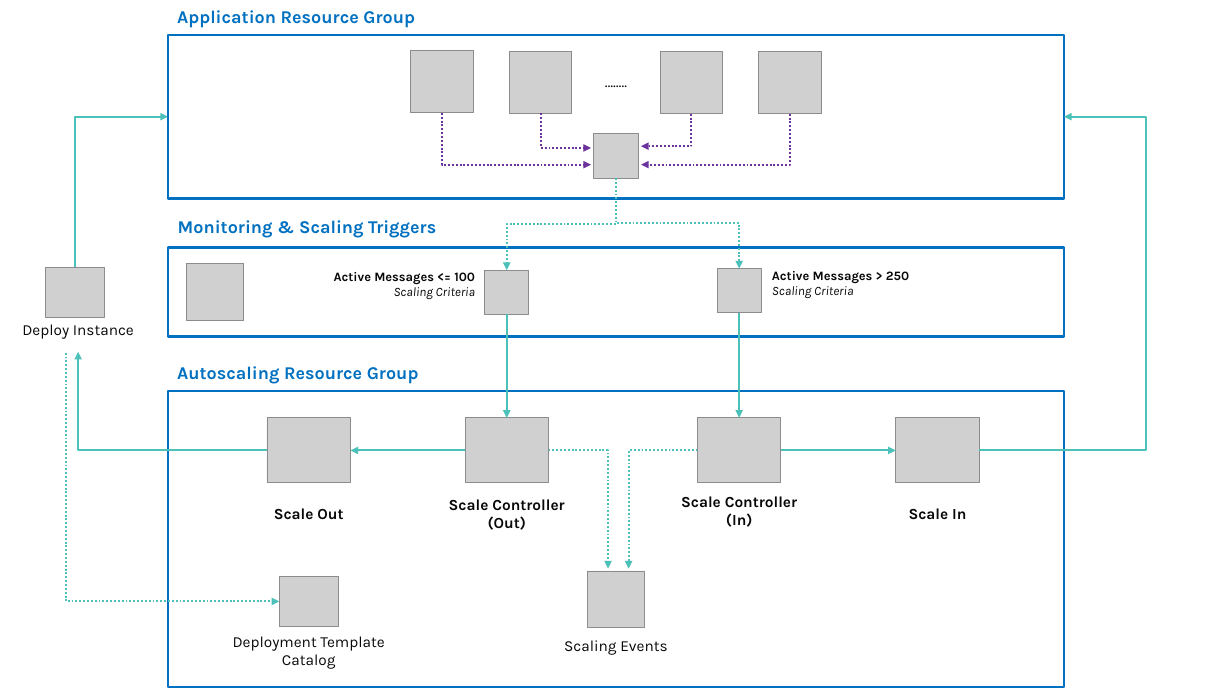
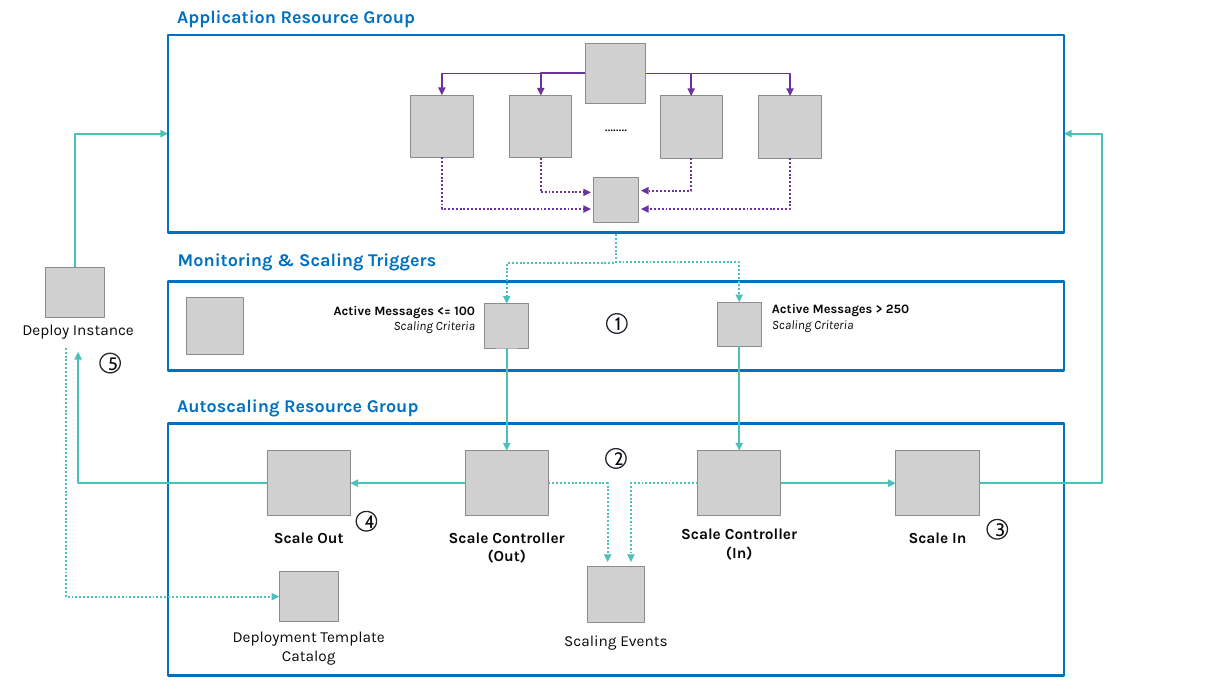
Before and after one commit to tomkerkhove/autoscale-aci-with-azure-serverless, a slide deck: slide 1 of media/schematics.pptx. Drawn at 1232x693 pixels with LibreOffice and Linux fonts; fonts in the diff are those of the drawing; grey boxes stand for pictures. Boxes give left, top, right and bottom in pixels: in the first picture for what was removed or moved away, otherwise in the second. Text is boxed around its words. In the diff, an @@ line names an element or a change of style, - is before the commit and + after.

```diff
--- a/media/schematics.pptx
+++ b/media/schematics.pptx
@@ rectangle resized from (x1=168, y1=35, x2=1065, y2=199) to (x1=168, y1=35, x2=1065, y2=233) @@
@@ group added at (x1=442, y1=43, x2=790, y2=104): 4 elbow arrows, 1 picture @@
@@ elbow arrow moved from (75, 267) - (168, 116) to (75, 267) - (168, 134) @@
@@ elbow arrow moved from (980, 450) - (1065, 116) to (980, 483) - (1065, 134) @@
@@ 5 pictures, 4 elbow arrows, 1 text moved together from (x1=411, y1=50, x2=821, y2=178) to (x1=411, y1=94, x2=821, y2=223) @@
@@ elbow arrow moved from (616, 178) - (506, 270) to (616, 223) - (506, 304) @@
@@ elbow arrow moved from (616, 178) - (739, 269) to (616, 223) - (739, 302) @@
@@ ellipse added at (x1=607, y1=314, x2=628, y2=334), fill #FFFFFF, outline #28212C 1 pt, 14 pt, text #080808 @@
+1
@@ 2 pictures, 2 texts, 1 elbow arrow moved together from (x1=66, y1=353, x2=667, y2=669) to (x1=66, y1=348, x2=667, y2=665) @@
@@ elbow arrow moved from (267, 450) - (79, 352) to (267, 483) - (79, 352) @@
@@ ellipse added at (x1=100, y1=353, x2=120, y2=372), fill #FFFFFF, outline #28212C 1 pt, 14 pt, text #080808 @@
+5
@@ 7 pictures, 6 texts, 4 arrows, 1 rectangle moved together from (x1=168, y1=220, x2=1065, y2=530) to (x1=168, y1=253, x2=1065, y2=563) @@
@@ text "Autoscaling Resource Group" moved from (x1=177, y1=366, x2=419, y2=384) to (x1=177, y1=399, x2=419, y2=417) @@
@@ rectangle resized from (x1=168, y1=391, x2=1065, y2=687) to (x1=168, y1=424, x2=1065, y2=677) @@
@@ ellipse added at (x1=606, y1=449, x2=627, y2=469), fill #FFFFFF, outline #28212C 1 pt, 14 pt, text #080808 @@
+2
@@ elbow arrow moved from (549, 450) - (608, 568) to (549, 483) - (608, 562) @@
@@ elbow arrow moved from (698, 450) - (628, 568) to (698, 483) - (631, 562) @@
@@ text "Scale Out" at (x1=274, y1=532, x2=343, y2=544): vertical alignment middle to top @@
@@ ellipse added at (x1=357, y1=511, x2=377, y2=531), fill #FFFFFF, outline #28212C 1 pt, 14 pt, text #080808 @@
+4
@@ text "Scale Controller (In)" moved from (x1=681, y1=496, x2=797, y2=527) to (x1=681, y1=528, x2=797, y2=560) @@
@@ text "Scale In" at (x1=909, y1=532, x2=966, y2=544): vertical alignment middle to top @@
@@ ellipse added at (x1=987, y1=519, x2=1007, y2=539), fill #FFFFFF, outline #28212C 1 pt, 14 pt, text #080808 @@
+3
```
Also in this commit, not shown: 1 other file.
